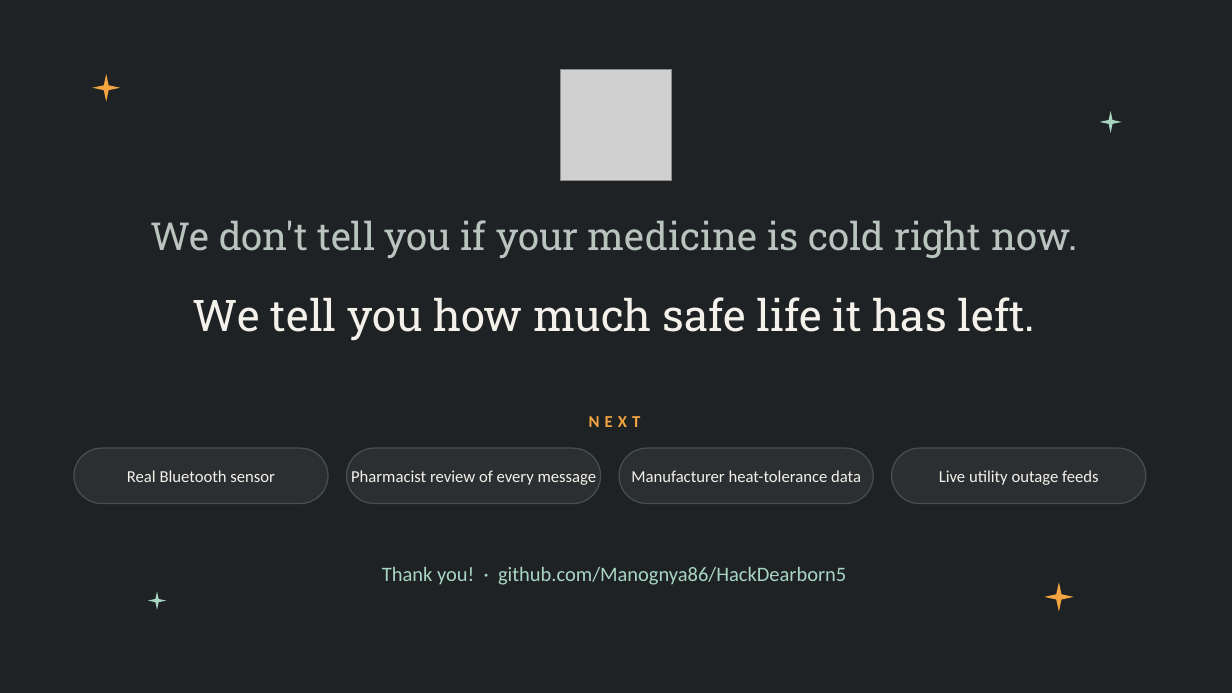
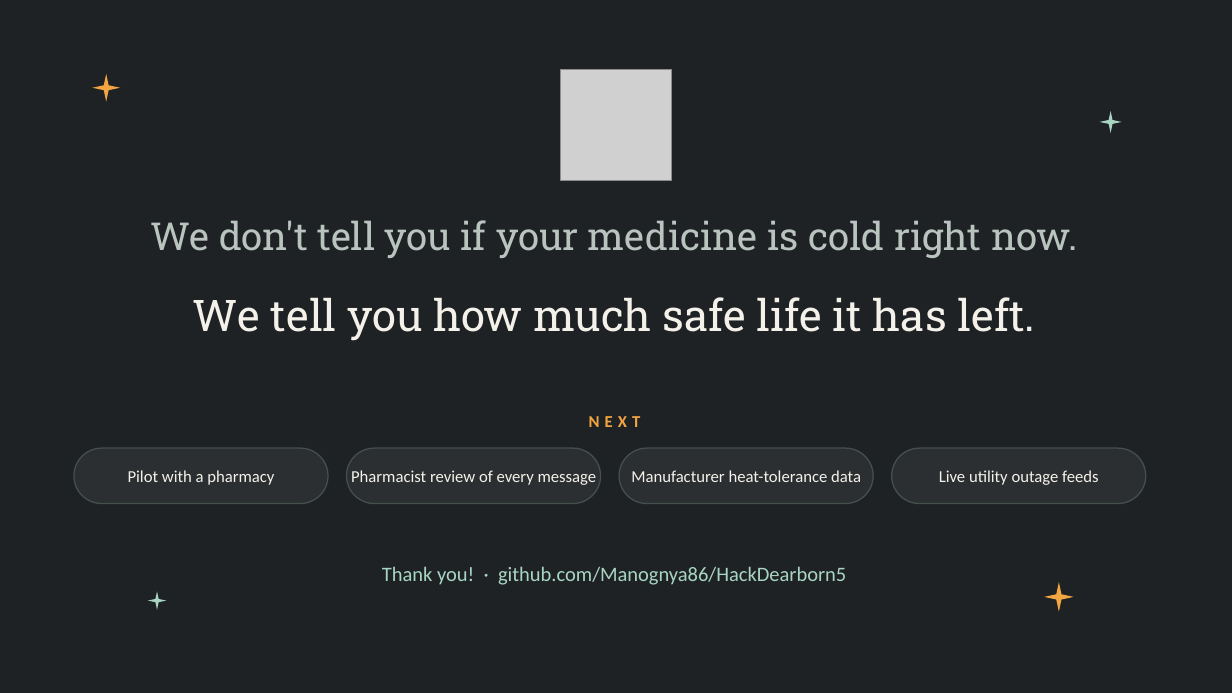
Before and after one commit to Manognya86/HackDearborn5, a slide deck: slide 19 of presentation/LIFELOG_HackDearborn5.pptx (slide 15 before the commit). Drawn at 1232x693 pixels with LibreOffice and Linux fonts; fonts in the diff are those of the drawing; grey boxes stand for pictures. Boxes give left, top, right and bottom in pixels: in the first picture for what was removed or moved away, otherwise in the second. Text is boxed around its words. In the diff, an @@ line names an element or a change of style, - is before the commit and + after.

Commit message:
Deck: forecasting, receipts, no-AI fallbacks and developer slides (19 slides); tidy receipt quotes and checklist wording

```diff
--- a/presentation/LIFELOG_HackDearborn5.pptx
+++ b/presentation/LIFELOG_HackDearborn5.pptx
@@ text at <box>128,470,274,485</box>: text changed @@
-Real Bluetooth sensor
+Pilot with a pharmacy
```
Also in this commit, not shown: 4 slides added, 1 other file.
